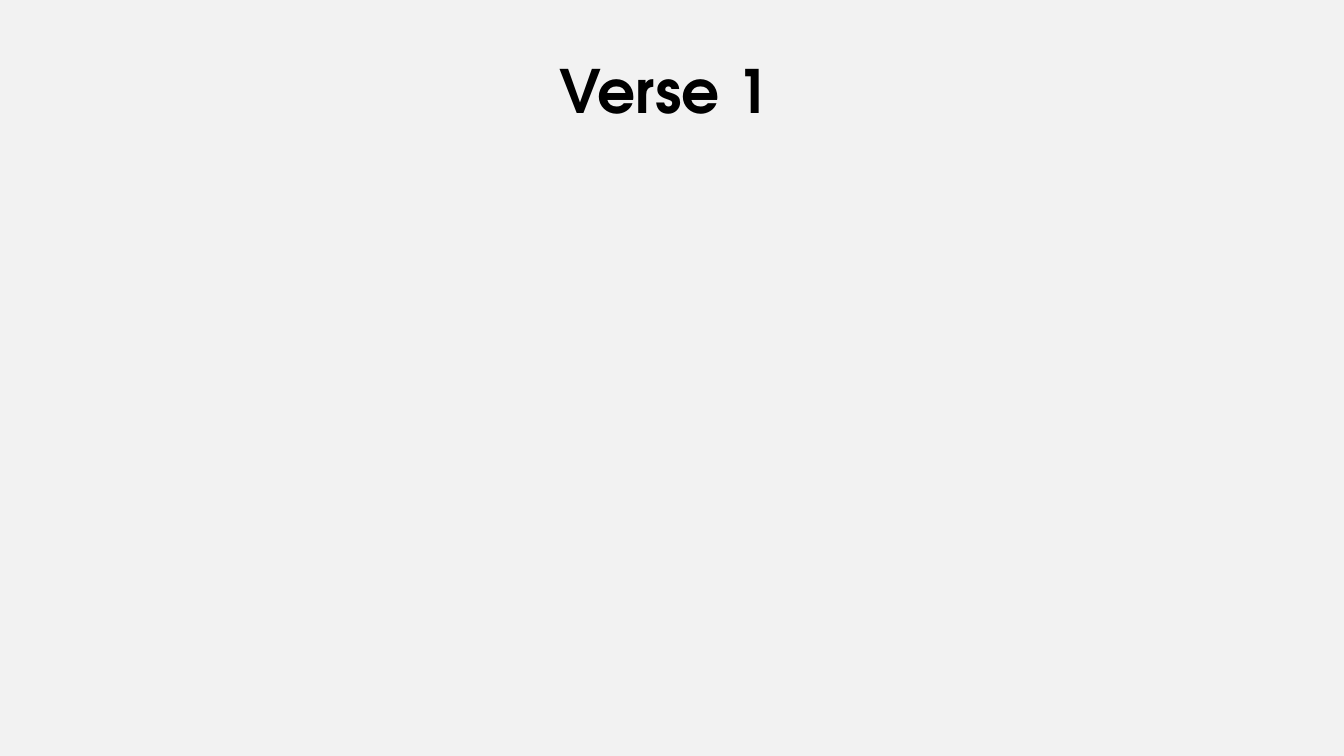
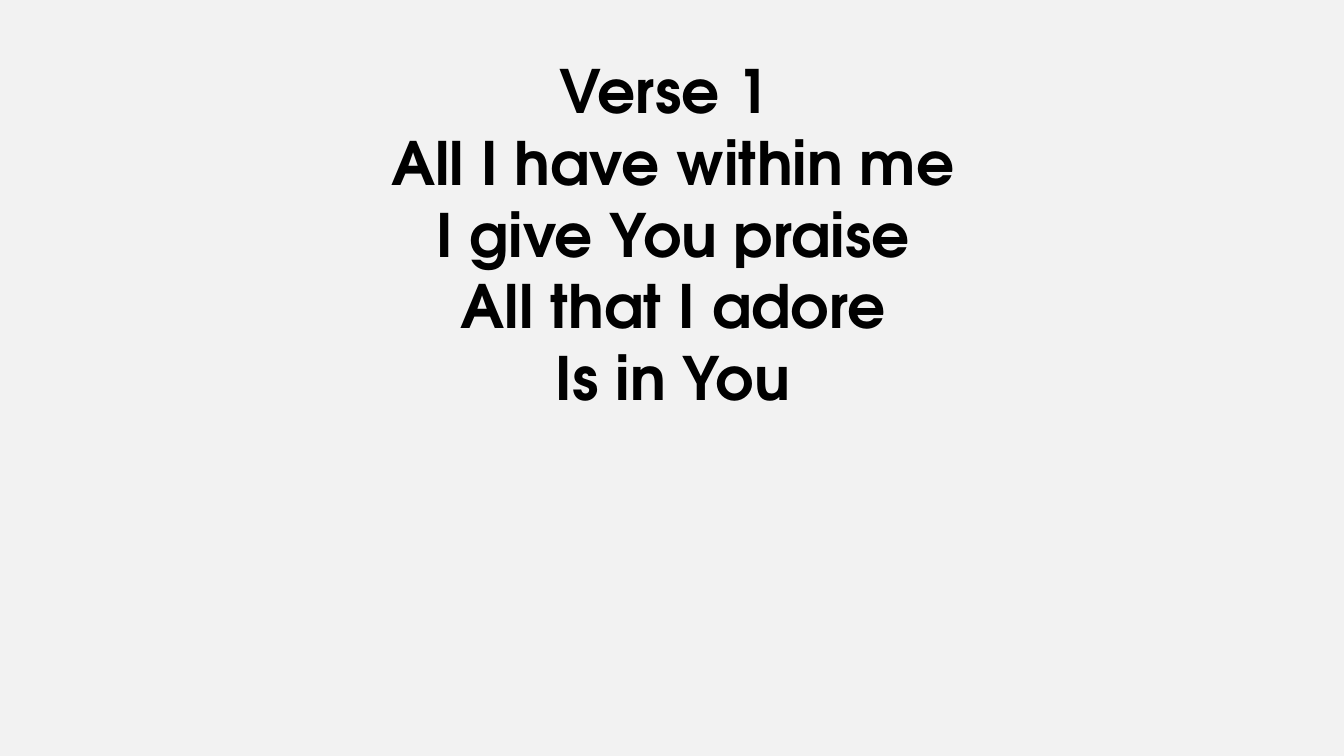
Before and after one commit to pangwuu/Weekly-powerpoint-maker, a slide deck: slide 3 of Songs/I Give You My Heart/I Give You My Heart.pptx. Drawn at 1344x756 pixels with LibreOffice and Linux fonts; fonts in the diff are those of the drawing. Boxes give left, top, right and bottom in pixels: in the first picture for what was removed or moved away, otherwise in the second. Text is boxed around its words. In the diff, an @@ line names an element or a change of style, - is before the commit and + after.

```diff
--- a/Songs/I Give You My Heart/I Give You My Heart.pptx
+++ b/Songs/I Give You My Heart/I Give You My Heart.pptx
@@ subtitle at (391,139,954,401): paragraphs added @@
+All I have within me
+I give You praise
+All that I adore
+Is in You
```
Also in this commit, not shown: 1 other slide changed, 9 slides added, 8 slides removed, 9 other files.
